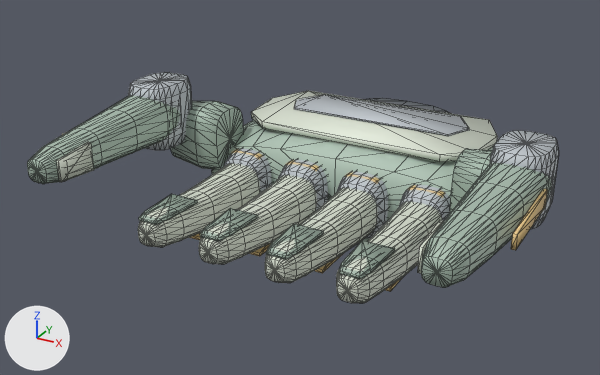
The glTF model assets/models/studio/talon6.glb, before and after one commit.
Camera for both pictures: a camera (50 mm lens) standing at (0.133, -0.325, 0.136) and looking at (-0.008, -0.067, 0.007). The axes (+X, +Y, +Z) are drawn at lower left. The lights are the same throughout. The picture after the commit comes second. Mesh edges are drawn as thin lines on the coarser meshes. Where no turn or scale is listed for an object, it has been applied to the vertices.

In view in the first picture: 'visual__index_digit__0', 'visual__index_digit__1', 'visual__little_digit__0', 'visual__middle_digit__0', 'visual__middle_digit__1', 'visual__palm__0', 'visual__palm__1', 'visual__palm__3', 'visual__radial_thumb_digit__0', 'visual__radial_thumb_digit__1', 'visual__radial_thumb_digit__2', 'visual__ring_digit__0', 'visual__ulnar_thumb_digit__0', 'visual__ulnar_thumb_digit__1' and 7 more.
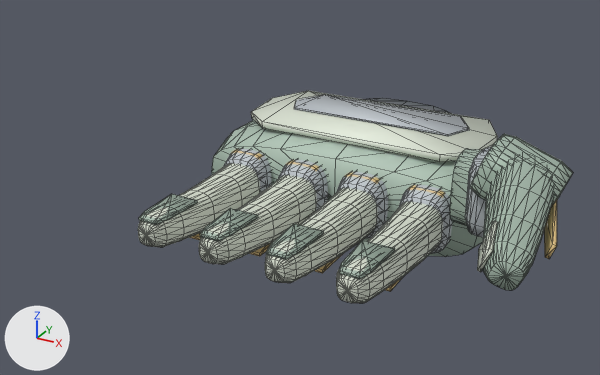
Commit message: Revise TALON-6 as asymmetrical five-digit right hand

Not visible in the pictures: 'visual__ulnar_thumb_digit__2'.

Boxes [x1, y1, x2, y2] around the edits, measured in the pictures (600 x 375 px; the box of a moved part takes in the faces that stretch with it):
'visual__palm__3', reshaped
    before: [128, 72, 559, 238]
    after: [224, 94, 492, 253]
'visual__palm__0', reshaped (16% narrower)
    before: [171, 101, 494, 243]
    after: [212, 120, 483, 257]
'visual__radial_thumb_digit__0', deleted
    before: [421, 163, 552, 287]
'visual__thumb_digit__0', added
    after: [482, 158, 555, 290]
'visual__ulnar_thumb_digit__0', deleted
    before: [27, 96, 181, 184]
'visual__thumb_hub__0', added
    after: [470, 134, 573, 204]
'visual__ulnar_thumb_digit__1', deleted
    before: [57, 142, 94, 182]
'visual__radial_thumb_digit__2', deleted (beige)
    before: [511, 189, 548, 250]
'visual__thumb_digit__2', added (beige)
    after: [544, 199, 557, 259]
'visual__thumb_digit__1', added
    after: [477, 221, 498, 272]
'visual__radial_thumb_digit__1', deleted
    before: [417, 220, 444, 273]
part 1 of me_node, deleted
    before: [171, 101, 243, 170]
part 2 of me_node_1, deleted
    before: [128, 72, 192, 150]
part 3 of me_node_1, moved or reshaped
    before: [490, 130, 559, 229]
    after: [465, 146, 492, 238]

The change, as a list of edits to the scene's bpy script:
```text
Change me_node:
    remove me_node.from_pydata(...)  # 270 vertices, 528 faces; spans x -0.075..0.075, y -0.063..0.014, z -0.021..0.029
    add me_node.from_pydata(...)  # 196 vertices, 384 faces; spans x -0.063..0.075, y -0.063..0.014, z -0.021..0.029
    me_node part 1: the loose piece of 74 vertices spanning x -0.075..-0.05, y -0.063..-0.041, z 0.001..0.029 is deleted
Change me_node_1:
    remove me_node_1.from_pydata(...)  # 600 vertices, 1172 faces; spans x -0.085..0.085, y -0.078..0.0, z -0.013..0.04
    add me_node_1.from_pydata(...)  # 502 vertices, 980 faces; spans x -0.049..0.076, y -0.07..0.0, z -0.013..0.03
    me_node_1 part 2: the loose piece of 98 vertices spanning x -0.085..-0.065, y -0.078..-0.052, z 0.014..0.04 is deleted
    me_node_1 part 3
    98 vertices in x 0.065..0.085, y -0.078..-0.052, z 0.014..0.04 move by (-0.009, 0.008, -0.01)
Add me_thumb_spine_obj_2:
    me_thumb_spine_obj_2.from_pydata([(0.011, -0.0059, -0.0073), (0.0131, -0.0059, -0.0015), (0.0199, -0.0336, -0.0046), (0.0182, -0.0336, -0.0093), (0.0098, -0.0063, -0.0068), (0.0119, -0.0063, -0.001), (0.0187, -0.034, -0.0041), (0.0169, -0.034, -0.0088)], [], [(1, 2, 0), (6, 5, 4), (2, 3, 0), (7, 6, 4), (5, 1, 0), (4, 5, 0), (6, 2, 1), (5, 6, 1), (7, 3, 2), (6, 7, 2), (4, 0, 3), (7, 4, 3)])
    me_thumb_spine_obj_2.materials.append(mat_material_4)  # beige #e4c586
Remove ob_visual__radial_thumb_digit__0:
    ob_visual__radial_thumb_digit__0 = bpy.data.objects.new('visual__radial_thumb_digit__0', me_thumb_obj)
Remove ob_visual__radial_thumb_digit__1:
    ob_visual__radial_thumb_digit__1 = bpy.data.objects.new('visual__radial_thumb_digit__1', me_thumb_pad_obj)
Remove ob_visual__radial_thumb_digit__2:
    ob_visual__radial_thumb_digit__2 = bpy.data.objects.new('visual__radial_thumb_digit__2', me_thumb_spine_obj)
Remove ob_visual__ulnar_thumb_digit__0:
    ob_visual__ulnar_thumb_digit__0 = bpy.data.objects.new('visual__ulnar_thumb_digit__0', me_thumb_obj_1)
Remove ob_visual__ulnar_thumb_digit__1:
    ob_visual__ulnar_thumb_digit__1 = bpy.data.objects.new('visual__ulnar_thumb_digit__1', me_thumb_pad_obj_1)
Remove ob_visual__ulnar_thumb_digit__2:
    ob_visual__ulnar_thumb_digit__2 = bpy.data.objects.new('visual__ulnar_thumb_digit__2', me_thumb_spine_obj_1)
Add ob_visual__thumb_hub__0:
    ob_visual__thumb_hub__0 = bpy.data.objects.new('visual__thumb_hub__0', me_motor_cover_obj)  # 98 vertices, 192 faces; spans x -0.0153..0.0152, y -0.013..0.013, z -0.0127..0.0129; in mat_material_0 (grey #aabdaf)
    ob_visual__thumb_hub__0.location = (0.075, -0.065, 0.027)
Add ob_visual__thumb_digit__2:
    ob_visual__thumb_digit__2 = bpy.data.objects.new('visual__thumb_digit__2', me_thumb_spine_obj_2)
    ob_visual__thumb_digit__2.location = (0.075, -0.065, 0.027)
Add ob_visual__thumb_digit__1:
    ob_visual__thumb_digit__1 = bpy.data.objects.new('visual__thumb_digit__1', me_thumb_pad_obj_2)  # 8 vertices, 12 faces; spans x -0.00017..0.00723, y -0.05719..-0.04423, z -0.00605..0.00446; in mat_material_1 (light grey #dce3d4)
    ob_visual__thumb_digit__1.location = (0.075, -0.065, 0.027)
Add ob_visual__thumb_digit__0:
    ob_visual__thumb_digit__0 = bpy.data.objects.new('visual__thumb_digit__0', me_thumb_obj_2)  # 146 vertices, 288 faces; spans x -0.0103..0.017, y -0.0597..0.0026, z -0.0114..0.0102; in mat_material_0 (grey #aabdaf)
    ob_visual__thumb_digit__0.location = (0.075, -0.065, 0.027)
```
